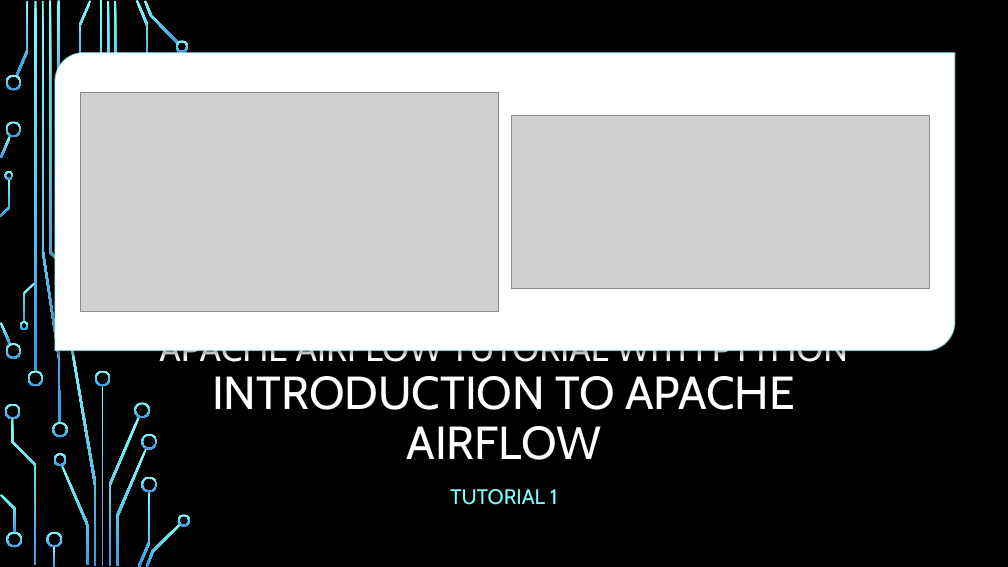
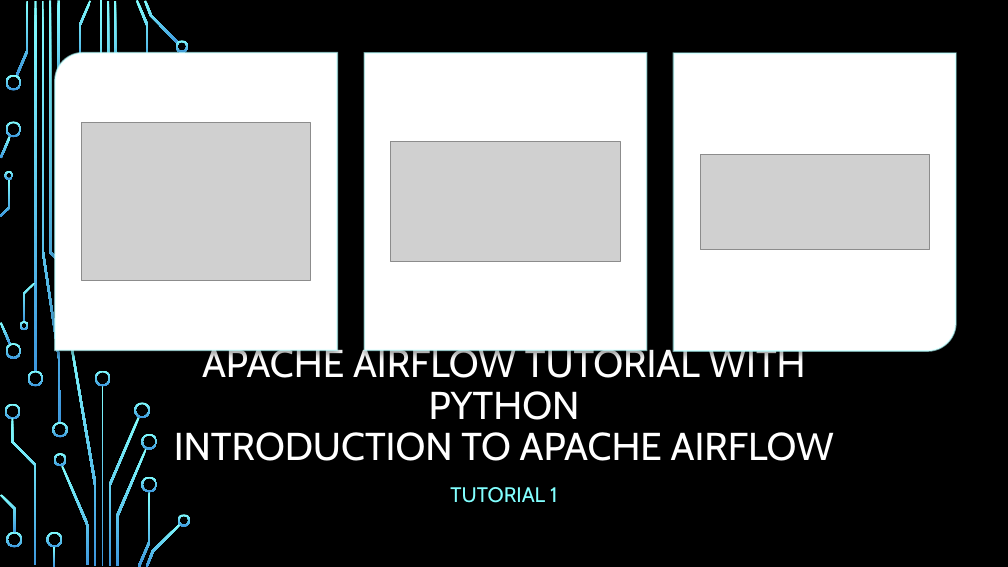
Before and after one commit to charan38118114/Airflow_tutorial_python, a slide deck: slide 1 of Airflow_Tutorial_1.pptx. Drawn at 1008x567 pixels with LibreOffice and Linux fonts; fonts in the diff are those of the drawing; grey boxes stand for pictures; background and template pictures are left out. Boxes give left, top, right and bottom in pixels: in the first picture for what was removed or moved away, otherwise in the second. Text is boxed around its words. In the diff, an @@ line names an element or a change of style, - is before the commit and + after.

Commit message:
tutorial 1

```diff
--- a/Airflow_Tutorial_1.pptx
+++ b/Airflow_Tutorial_1.pptx
@@ round rect added at (55,53,338,351), fill #FFFFFF, outline #B4FFFF 1.5 pt @@
@@ round diag rect: place and size @@
-round diag rect at (55,53,955,351)
+round diag rect at (364,53,647,351)
@@ round diag rect at (364,53,647,351): proportions changed @@
@@ round rect added at (674,53,957,351), fill #FFFFFF, outline #B4FFFF 1.5 pt @@
@@ freeform shape removed at (72,75,88,91) @@
@@ freeform shape removed at (139,75,155,91) @@
@@ picture added at (82,123,311,281) @@
@@ picture: place and size @@
-picture at (80,92,498,311)
+picture at (391,141,620,262)
@@ picture: place and size @@
-picture at (512,115,929,288)
+picture at (700,154,929,250)
@@ title "APACHE AIRFLOW TUTORIAL WITH PYTHON ..." at (174,344,834,461): size 33.3 to 37 pt in "APACHE AIRFLOW TUTORIAL WITH PYTHON"; size 44.1 to 37 pt in "INTRODUCTION TO APACHE AIRFLOW" @@
```
Also in this commit, not shown: 1 other slide changed, 40 other files.
